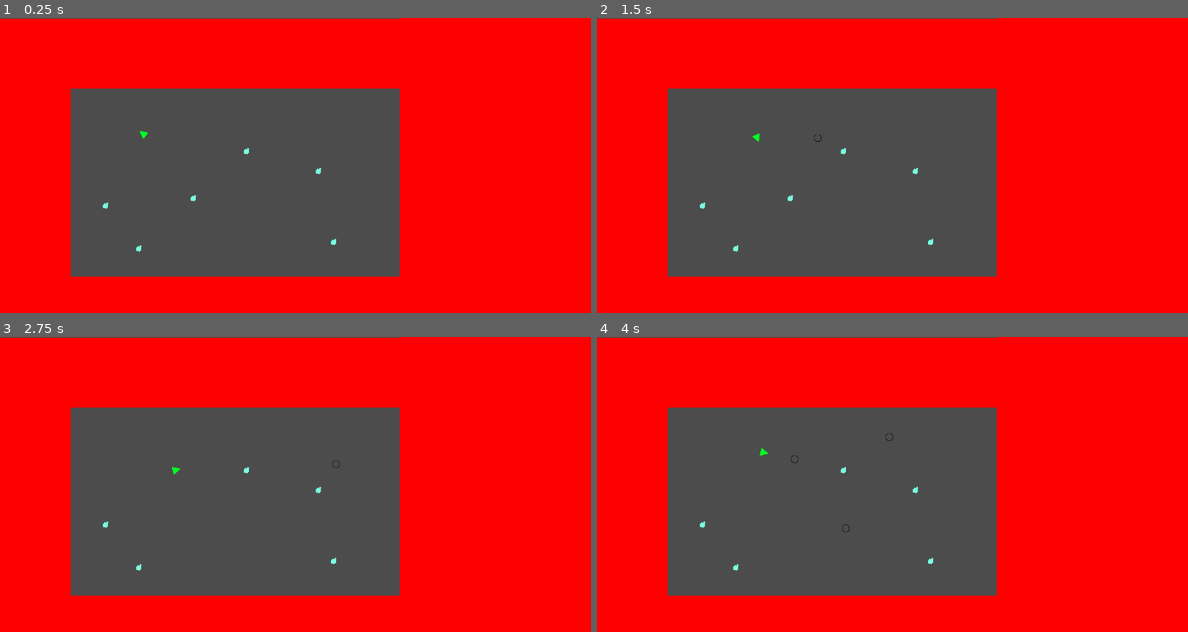
Above: before the commit, frames 1-4 (two rows, left to right).
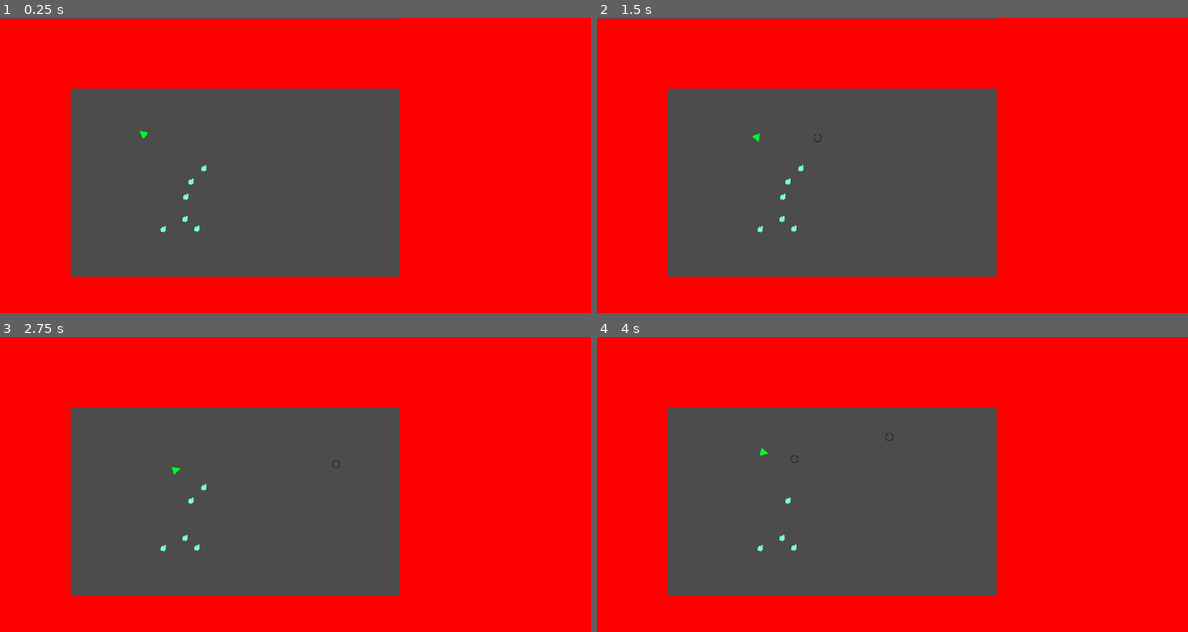
Above: after the commit, the same moments.

Repository: bentuttle2000/Game-Jam-F2021-2pm
Game: Godot game, scene res://Stages/StageOne.tscn
Two runs of this game, one before a commit and one after it. Both use one fixed random seed, a clock stepped at 60 frames per second and the inputs below.
Inputs (mouse positions are in pixels of both pictures, inside the frame that each line leads up to):
- Up to frame 1 (0.25 s): no input
- Up to frame 2 (1.5 s): tap Enter (ui_accept) at 0.5, 0.77 s; move the mouse to (1022, 150) at 0.52 s; hold D (ui_right) 0.53-1.28 s; move the mouse to (774, 180) at 1.27 s; hold S (ui_down) from 1.28 s (still down)
- Up to frame 3 (2.75 s): tap Enter (ui_accept) at 1.52 s; move the mouse to (354, 419) at 2.02 s; release S (ui_down) at 2.03 s; hold D (ui_right) from 2.03 s (still down)
- Up to frame 4 (4 s): tap Enter (ui_accept) at 2.75, 3.02, 3.77 s; move the mouse to (862, 543) at 2.77 s; release D (ui_right) at 2.78 s; hold W (ui_up) 2.78-3.53 s; move the mouse to (1069, 528) at 3.52 s; hold A (ui_left) from 3.53 s (still down)

The runs differ from the first frame. In frame 1, 0.2% of the frame differs, in the area x 17-57%, y 44-80%; in frame 2, 0.2%; in frame 3, 0.2%; in frame 4, 0.2%.

Commit message:
Test Change
e

Diff:
--- a/GameJam/Stages/StageOne.tscn
+++ b/GameJam/Stages/StageOne.tscn
@@ -26,19 +26,19 @@
 scale = Vector2( 31.8609, 42.2039 )
 
 [node name="Enemy" parent="." instance=ExtResource( 2 )]
-position = Vector2( 418.844, 392.379 )
+position = Vector2( 400.844, 437.379 )
 
 [node name="Enemy2" parent="." instance=ExtResource( 2 )]
-position = Vector2( 229.163, 408.186 )
+position = Vector2( 354.163, 459.186 )
 
 [node name="Enemy3" parent="." instance=ExtResource( 2 )]
-position = Vector2( 533.917, 289.782 )
+position = Vector2( 402.917, 388.782 )
 
 [node name="Enemy4" parent="." instance=ExtResource( 2 )]
-position = Vector2( 689.569, 332.86 )
+position = Vector2( 413.569, 355.86 )
 
 [node name="Enemy5" parent="." instance=ExtResource( 2 )]
-position = Vector2( 301.383, 500.594 )
+position = Vector2( 427.383, 457.594 )
 
 [node name="Enemy6" parent="." instance=ExtResource( 2 )]
-position = Vector2( 723.037, 486.865 )
+position = Vector2( 442.037, 326.865 )
